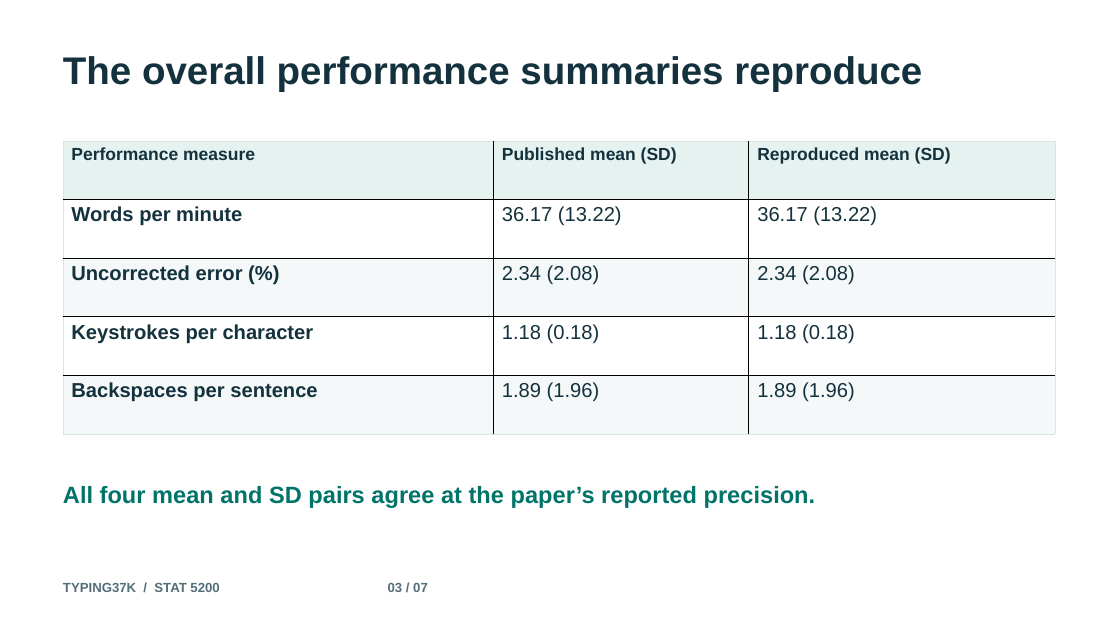
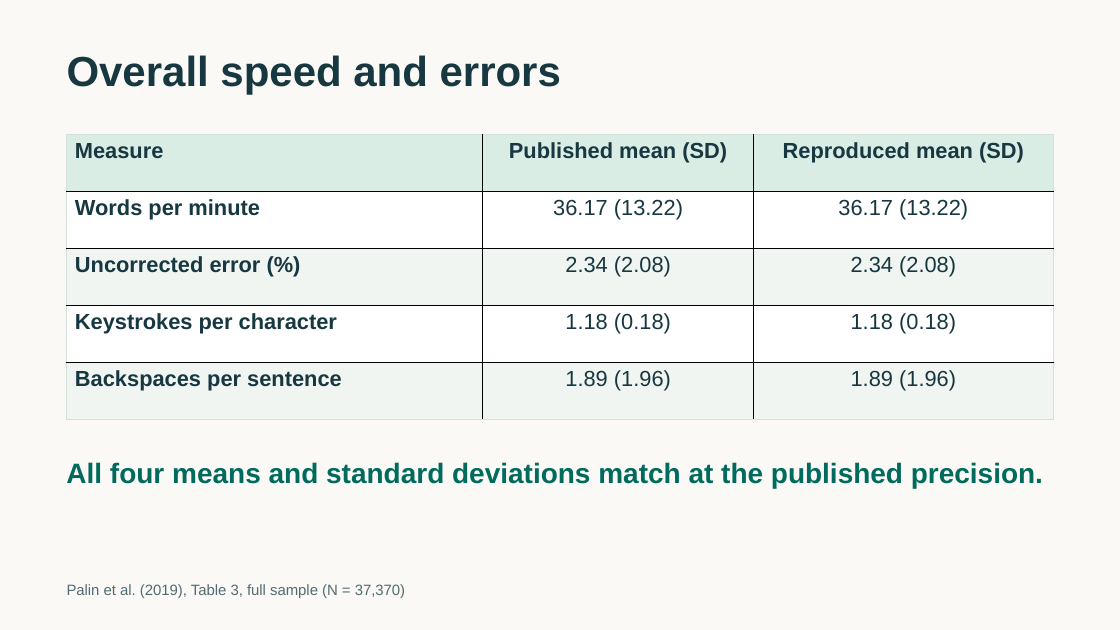
Before and after one commit to supamike2323/typing37k-replication, a slide deck: slide 5 of docs/presentation.pptx (slide 3 before the commit). Drawn at 1120x630 pixels with LibreOffice and Linux fonts; fonts in the diff are those of the drawing. Boxes give left, top, right and bottom in pixels: in the first picture for what was removed or moved away, otherwise in the second. Text is boxed around its words. In the diff, an @@ line names an element or a change of style, - is before the commit and + after.

```diff
--- a/docs/presentation.pptx
+++ b/docs/presentation.pptx
@@ background #FFFFFF to #FAF9F5 @@
@@ text at (67,55,561,95): text changed; size 33 to 36 pt; text colour #14323D to #173741 @@
-The overall performance summaries reproduce
+Overall speed and errors
@@ table at (66,134,1054,419) @@
-row 1, column 1: Performance measure
+row 1, column 1: Measure
@@ fill #E5F2EF to #DAEDE5 in row 1 @@
@@ fill #F4F8F8 to #F0F5F1 in 6 cells @@
@@ size 15 to 18.8 pt in "Published mean (SD)", "Reproduced mean (SD)" @@
@@ text colour #14323D to #173741 @@
@@ size 17.2 to 18.8 pt in "Words per minute", "36.17 (13.22)", "36.17 (13.22)", "Uncorrected error (%)" and 8 more places @@
@@ alignment left to centre @@
@@ borders changed @@
@@ table: place and size @@
-table at (63,141,1055,434)
+table at (66,134,1054,419)
@@ text at (66,462,1043,489): text changed; size 20.2 to 24 pt; text colour #007469 to #006A5D @@
-All four mean and SD pairs agree at the paper’s reported precision.
+All four means and standard deviations match at the published precision.
@@ text at (67,584,405,598): text changed; size 11.2 to 12.8 pt; text colour #536E78 to #526B72; bold off @@
-TYPING37K / STAT 5200 03 / 07
+Palin et al. (2019), Table 3, full sample (N = 37,370)
```
Also in this commit, not shown: 7 slides added, 6 slides removed, 4 other files.
